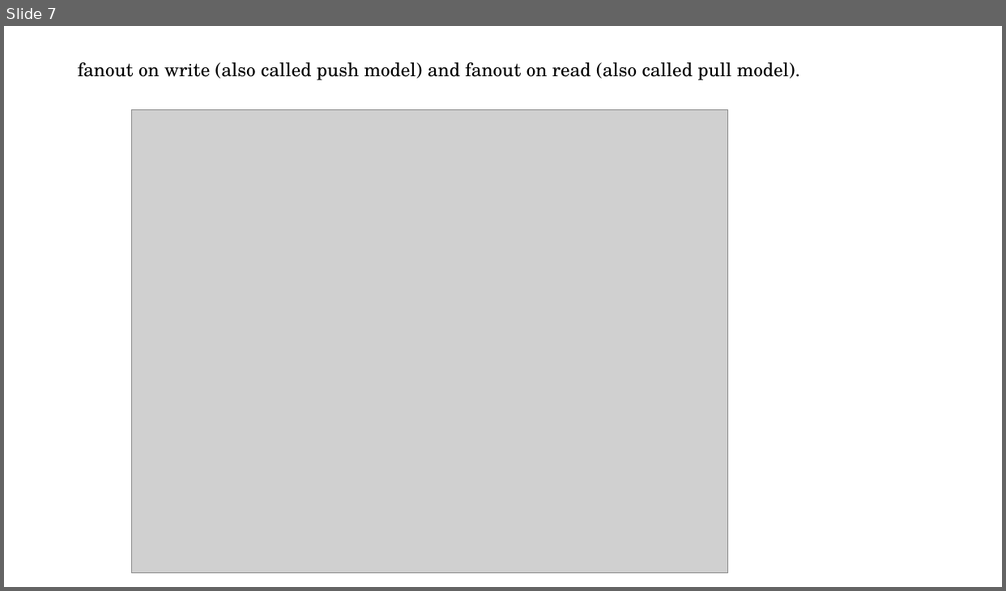
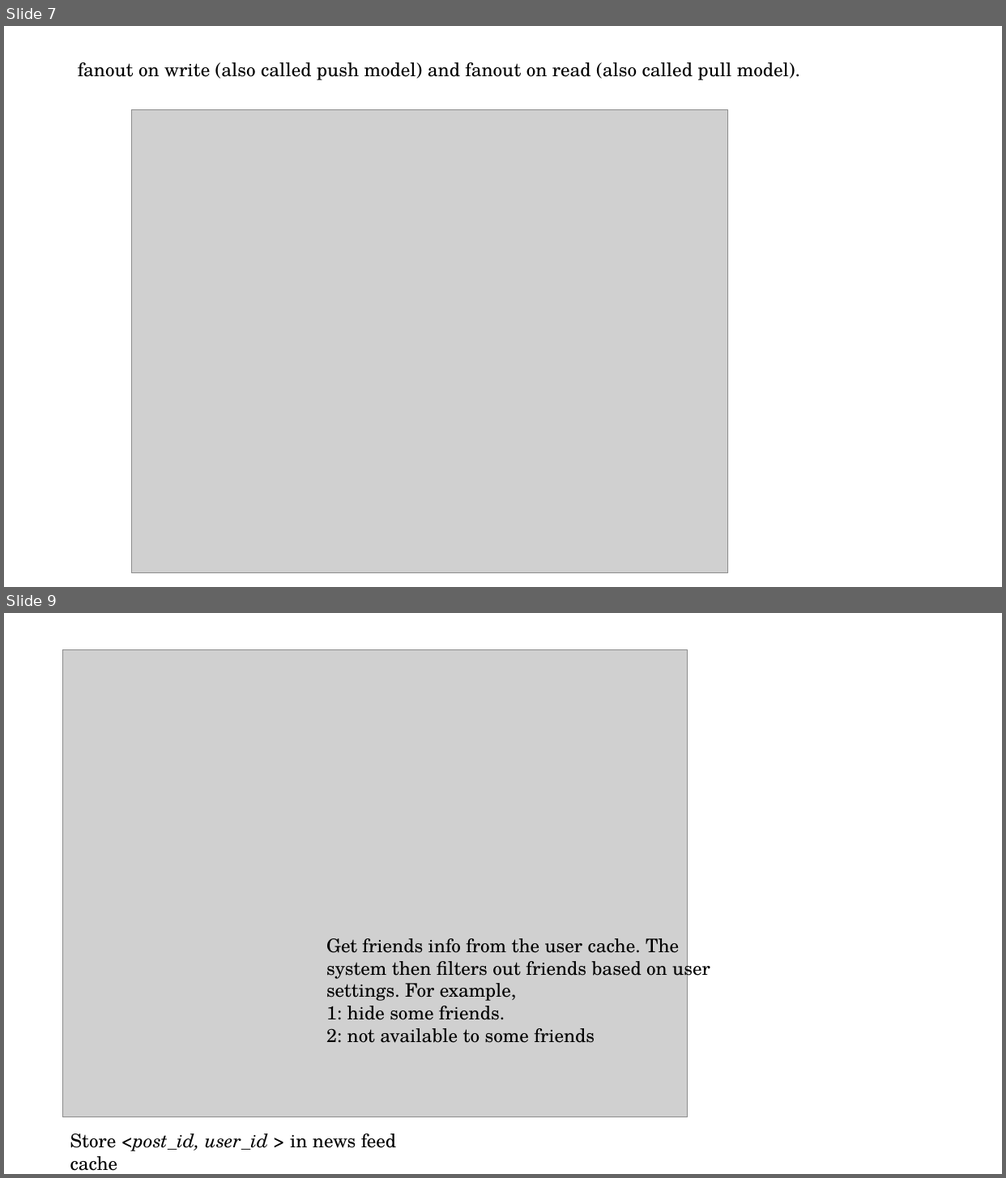
Before and after one commit to GuilinDev/studyBuddy, a slide deck: meetingPPT/063_Joy_SystemDesignInterview_NewsFeed.pptx. Shown one above the other, each under a label of ours: slide 7 before the commit, slides 7 and 9 after it; the slides between them are not shown. The pictures are 1006x591 and 1006x1178 pixels, drawn with LibreOffice and Linux fonts; fonts in the diff are those of the drawing; grey boxes stand for pictures. Boxes give left, top, right and bottom in pixels: in the first picture for what was removed or moved away, otherwise in the second. Text is boxed around its words. In the diff, an @@ line names an element or a change of style, - is before the commit and + after.

Commit message:
news feed

```diff
--- a/meetingPPT/063_Joy_SystemDesignInterview_NewsFeed.pptx
+++ b/meetingPPT/063_Joy_SystemDesignInterview_NewsFeed.pptx
@@ slide 9 added at <box>4,613,1002,1174</box>, background #FFFFFF @@
@@ picture added at <box>63,649,688,1118</box> @@
@@ text added at <box>326,939,710,1043</box>, 18 pt, text #000000 @@
+Get friends info from the user cache. The system then filters out friends based on user settings. For example,
+1: hide some friends.
+2: not available to some friends
@@ text added at <box>70,1134,396,1171</box>, 18 pt, text #000000 @@
+Store <post_id, user_id > in news feed cache
```
Also in this commit, not shown: 5 other slides added.
